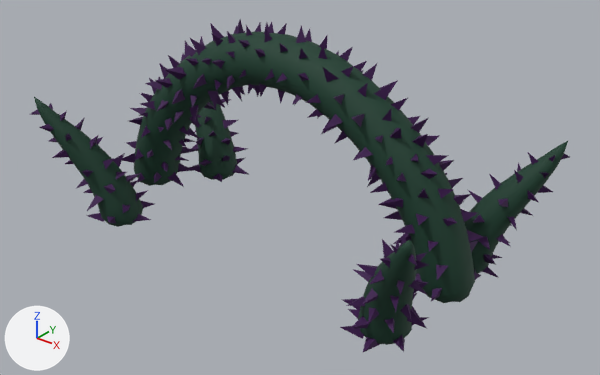
Before and after pictures for a commit that changed the FBX model StS/Assets/Resources/FBX/Forest/FBX_BramblesWithHole.fbx.
Both versions are drawn from a camera (50 mm lens) standing at (6.32, -7.77, 5.52) and looking at (1.0, -1.12, 1.39). Arrows for +X, +Y and +Z are at lower left; the lights stay in place. Where no turn or scale is listed for an object, it has been applied to the vertices.

The first picture shows 'BramblesHoleDown'.
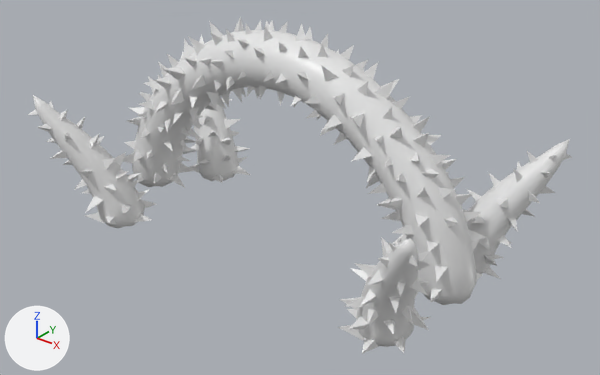
Where the newer file only moved an object's origin or applied its transform, the numbers keep the older frame.

Changed parts and their boxes [x1, y1, x2, y2] in the pictures (600 x 375 px):
'BramblesHoleDown', reshaped: before [29, 20, 570, 352]; after [28, 17, 572, 354]
part 1 of me_mesh, added: after [28, 17, 572, 354]

The change in detail:
Material 'Outliner1' (mat_outliner1) is new.
Its base color is (0.8, 0.8, 0.8) (white #e7e7e7).
Its roughness is 0.4.
me_mesh is used by ob_bramblesholedown; location (0.665, -1.093, 0.747).
me_mesh had 2462 vertices, 2452 faces and spanned x -2.84..2.84, y -1.48..1.48, z -0.21..2.47.
me_mesh no longer uses material mat_mat_spikes1 (dark purple #37004b).
me_mesh no longer uses material mat_mat_bramble1 (dark green #113c2b).
me_mesh now has 4924 vertices, 4904 faces and spans x -2.86..2.85, y -1.49..1.5, z -0.23..2.49.
me_mesh part 1: 2462 vertices added at x -2.86..2.85, y -1.49..1.5, z -0.23..2.49.
me_mesh now uses material mat_outliner1 (white #e7e7e7).
